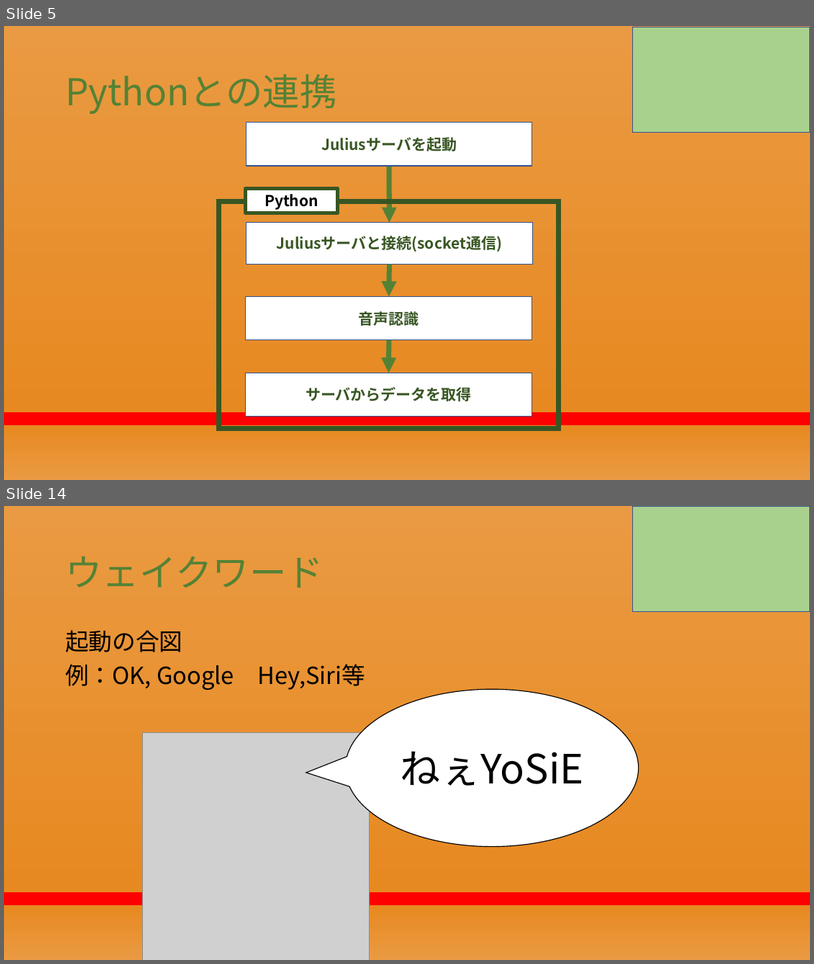
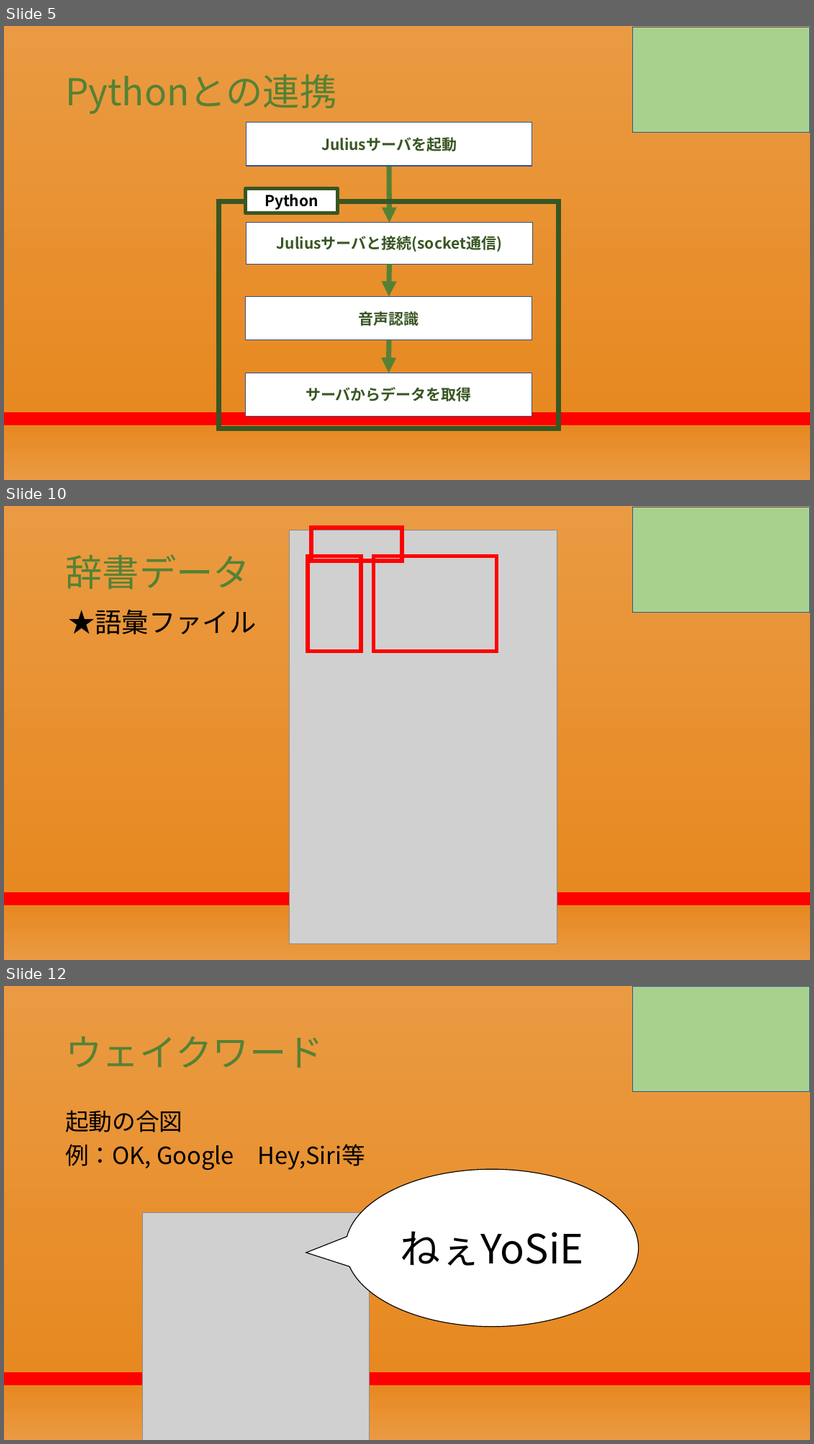
Before and after one commit to RikiishiSuzunosuke/AIspeaker_yosie, a slide deck: presentation/AIスピーカー開発_2.pptx. Shown one above the other, each under a label of ours: slides 5 and 14 before the commit, slides 5, 10 and 12 after it; the slides between them are not shown. The pictures are 814x964 and 814x1444 pixels, drawn with LibreOffice and Linux fonts; fonts in the diff are those of the drawing; grey boxes stand for pictures. Boxes give left, top, right and bottom in pixels: in the first picture for what was removed or moved away, otherwise in the second. Text is boxed around its words. In the diff, an @@ line names an element or a change of style, - is before the commit and + after.

```diff
--- a/presentation/AIスピーカー開発_2.pptx
+++ b/presentation/AIスピーカー開発_2.pptx
@@ slide 10 added at (4,506,810,960), background gradient #EA9A42 to #E78921 to #FF0000 @@
@@ rectangle added at (633,507,810,613), fill #A9D18E, outline #325491 1 pt @@
@@ picture added at (290,530,558,943) @@
@@ rectangle added at (311,528,402,561), outline #FF0000 4.5 pt @@
@@ title added at (65,554,250,589), 44 pt, text #548235 @@
+辞書データ
@@ rectangle added at (309,556,362,651), outline #FF0000 4.5 pt @@
@@ rectangle added at (374,556,498,651), outline #FF0000 4.5 pt @@
@@ text added at (68,609,256,634), 32 pt, text #000000 @@
+★語彙ファイル
@@ what was slide 14 is now slide 12 @@
```
Also in this commit, not shown: 6 slides changed, 2 other slides added, 5 slides removed, 4 other files.
